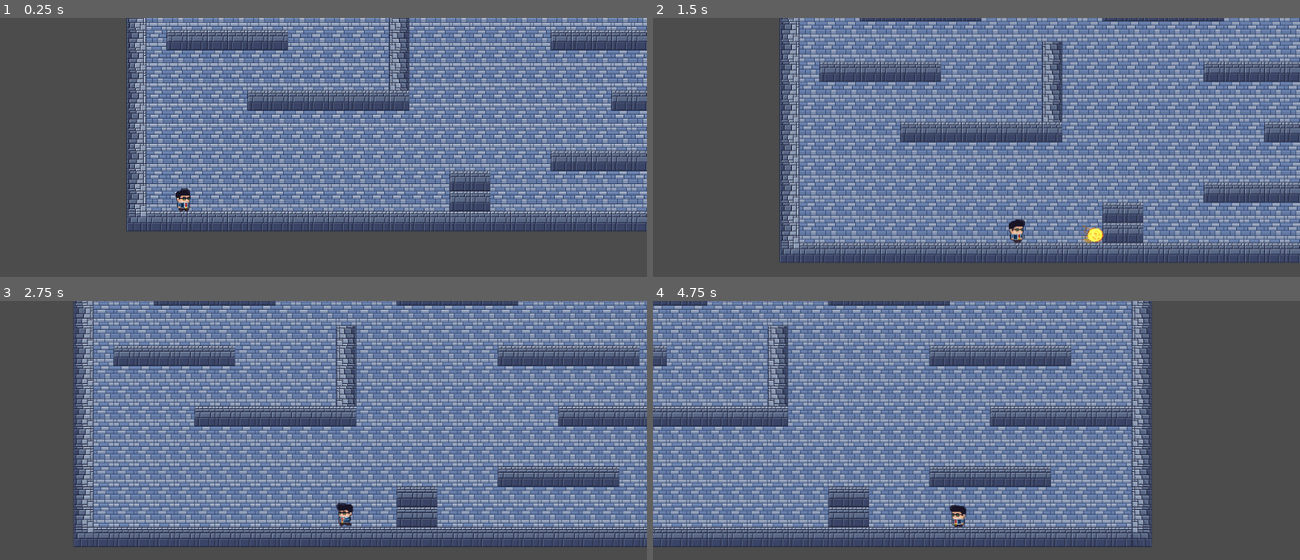
Above: before the commit, frames 1-4 (two rows, left to right).
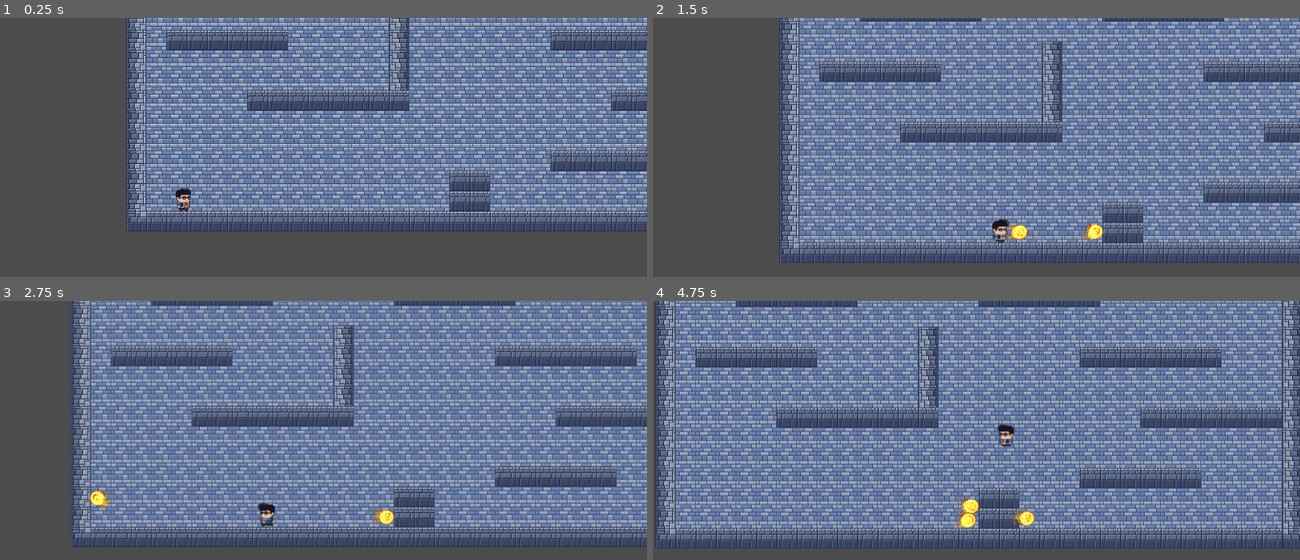
Above: after the commit, the same moments.

Repository: 66BlackDiamond99/Brackeys-Game-Jam-2022.1
Game: Godot game, scene res://scences/level_template.tscn
Same seed, same stepped clock (60 frames per second), same inputs: the game is played once before the commit and once after it.
Inputs:
- Up to frame 1 (0.25 s): no input
- Up to frame 2 (1.5 s): hold C (attack) 0.53-1.28 s; hold Right (ui_right) from 0.53 s (still down); tap Space (jump) at 0.77 s; tap C (attack) at 1.35 s
- Up to frame 3 (2.75 s): tap Space (jump) at 1.52 s; release Right (ui_right) at 2.03 s; hold Left (ui_left) from 2.03 s (still down); hold C (attack) from 2.03 s (still down)
- Up to frame 4 (4.75 s): release Left (ui_left) at 2.78 s; release C (attack) at 2.78 s; hold Right (ui_right) 2.78-4.28 s; tap C (attack) at 2.85, 4.35 s; tap Space (jump) at 3.02, 3.77, 4.52 s; hold C (attack) 3.53-4.28 s; hold Left (ui_left) from 4.28 s (still down)

The runs differ from the first frame. In frame 1, 0.1% of the frame differs, in the area x 27-30%, y 65-75%; in frame 2, 0.6%; in frame 3, 29%; in frame 4, 73%, in the area x 0-100%, y 0-96%.

Commit message:
add bullet anim

Diff:
--- a/B.G.J. project/assets/prototype_tileset.tres
+++ b/B.G.J. project/assets/prototype_tileset.tres
@@ -5,28 +5,28 @@
 [sub_resource type="ConvexPolygonShape2D" id=1]
 points = PoolVector2Array( 0, 0, 32, 0, 32, 32, 0, 32 )
 
+[sub_resource type="ConvexPolygonShape2D" id=2]
+points = PoolVector2Array( 0, 0, 32, 0, 32, 32, 0, 32 )
+
+[sub_resource type="ConvexPolygonShape2D" id=3]
+points = PoolVector2Array( 0, 0, 32, 0, 32, 32, 0, 32 )
+
+[sub_resource type="ConvexPolygonShape2D" id=4]
+points = PoolVector2Array( 0, 0, 32, 0, 32, 32, 0, 32 )
+
+[sub_resource type="ConvexPolygonShape2D" id=5]
+points = PoolVector2Array( 0, 0, 32, 0, 32, 32, 0, 32 )
+
+[sub_resource type="ConvexPolygonShape2D" id=6]
+points = PoolVector2Array( 0, 0, 32, 0, 32, 32, 0, 32 )
+
 [sub_resource type="ConvexPolygonShape2D" id=7]
 points = PoolVector2Array( 0, 0, 32, 0, 32, 32, 0, 32 )
 
-[sub_resource type="ConvexPolygonShape2D" id=2]
-points = PoolVector2Array( 0, 0, 32, 0, 32, 32, 0, 32 )
-
 [sub_resource type="ConvexPolygonShape2D" id=8]
 points = PoolVector2Array( 0, 0, 32, 0, 32, 32, 0, 32 )
 
 [sub_resource type="ConvexPolygonShape2D" id=9]
-points = PoolVector2Array( 0, 0, 32, 0, 32, 32, 0, 32 )
-
-[sub_resource type="ConvexPolygonShape2D" id=3]
-points = PoolVector2Array( 0, 0, 32, 0, 32, 32, 0, 32 )
-
-[sub_resource type="ConvexPolygonShape2D" id=4]
-points = PoolVector2Array( 0, 0, 32, 0, 32, 32, 0, 32 )
-
-[sub_resource type="ConvexPolygonShape2D" id=5]
-points = PoolVector2Array( 0, 0, 32, 0, 32, 32, 0, 32 )
-
-[sub_resource type="ConvexPolygonShape2D" id=6]
 points = PoolVector2Array( 0, 0, 32, 0, 32, 32, 0, 32 )
 
 [resource]
--- a/B.G.J. project/prefabs/Bullet.tscn
+++ b/B.G.J. project/prefabs/Bullet.tscn
@@ -61,13 +61,19 @@
 [ext_resource path="res://assets/bullet/FXpack13/Effect1/25.png" type="Texture" id=59]
 [ext_resource path="res://assets/bullet/FXpack13/Effect1/41.png" type="Texture" id=60]
 
-[sub_resource type="GDScript" id=5]
+[sub_resource type="GDScript" id=1]
 script/source = "extends KinematicBody2D
 const BULLET_SPEED = 1.0
 var velocity = Vector2.ZERO
 var dir = Vector2.RIGHT
 
+func _ready() -> void:
+	yield(get_tree().create_timer(2), \"timeout\")
+	queue_free()
+
 func _physics_process(delta):
+	if dir == Vector2.LEFT:
+		scale.x = -1
 	velocity.x += BULLET_SPEED * dir.x
 	move_and_collide(velocity)
 
@@ -90,12 +96,12 @@
 radius = 13.0384
 
 [node name="Bullet" type="KinematicBody2D"]
-script = SubResource( 5 )
+script = SubResource( 1 )
 
 [node name="AnimatedSprite" type="AnimatedSprite" parent="."]
 frames = SubResource( 2 )
 animation = "idle"
-frame = 6
+frame = 27
 playing = true
 
 [node name="CollisionShape2D" type="CollisionShape2D" parent="."]
@@ -104,9 +110,10 @@
 shape = SubResource( 3 )
 
 [node name="HurtBox" type="Area2D" parent="."]
+collision_layer = 8
+collision_mask = 2147483654
 
 [node name="CollisionShape2D" type="CollisionShape2D" parent="HurtBox"]
 position = Vector2( 8, 0 )
 shape = SubResource( 4 )
-
 [connection signal="area_entered" from="HurtBox" to="." method="_on_HurtBox_area_entered"]
--- a/B.G.J. project/prefabs/Character2D.gd
+++ b/B.G.J. project/prefabs/Character2D.gd
@@ -24,12 +24,11 @@
 		anim_sprite.play("idle")
 		velocity.x = 0
 
-	if Input.is_action_pressed("attack") && attack_available:
-		attack_available = false
-		attack_timer.start(0.5)
+	if Input.is_action_just_pressed("attack"):
 		var bullet = load("res://prefabs/Bullet.tscn").instance()
-		bullet.position = $BulletPos.position
-		add_child(bullet)
+		bullet.position = $BulletPos.global_position
+		bullet.dir = Vector2.RIGHT if is_facing_right else Vector2.LEFT
+		get_parent().add_child(bullet)
 	if Input.is_action_pressed("jump"):
 		_jump()
 
@@ -47,7 +46,3 @@
 func _on_AnimatedSprite_animation_finished():
 	if anim_sprite.animation == "jump":
 		anim_sprite.play("idle")
-
-
-func _on_AttackTimer_timeout():
-	attack_available = true
--- a/B.G.J. project/prefabs/Character2D.tscn
+++ b/B.G.J. project/prefabs/Character2D.tscn
@@ -60,10 +60,9 @@
 drag_margin_v_enabled = true
 smoothing_enabled = true
 
-[node name="BulletPos" type="Node2D" parent="."]
-position = Vector2( 30, -13 )
-
 [node name="AttackTimer" type="Timer" parent="."]
 
+[node name="BulletPos" type="Position2D" parent="."]
+position = Vector2( 24.8907, -17.7791 )
 [connection signal="animation_finished" from="AnimatedSprite" to="." method="_on_AnimatedSprite_animation_finished"]
 [connection signal="timeout" from="AttackTimer" to="." method="_on_AttackTimer_timeout"]
--- a/B.G.J. project/project.godot
+++ b/B.G.J. project/project.godot
@@ -10,6 +10,7 @@
 
 _global_script_classes=[  ]
 _global_script_class_icons={
+
 }
 
 [application]
@@ -22,18 +23,13 @@
 
 jump={
 "deadzone": 0.5,
-"events": [ Object(InputEventKey,"resource_local_to_scene":false,"resource_name":"","device":0,"alt":false,"shift":false,"control":false,"meta":false,"command":false,"pressed":false,"scancode":32,"physical_scancode":0,"unicode":0,"echo":false,"script":null)
-, Object(InputEventKey,"resource_local_to_scene":false,"resource_name":"","device":0,"alt":false,"shift":false,"control":false,"meta":false,"command":false,"pressed":false,"scancode":88,"physical_scancode":0,"unicode":0,"echo":false,"script":null)
- ]
-}
-dash={
-"deadzone": 0.5,
-"events": [ Object(InputEventKey,"resource_local_to_scene":false,"resource_name":"","device":0,"alt":false,"shift":false,"control":false,"meta":false,"command":false,"pressed":false,"scancode":90,"physical_scancode":0,"unicode":0,"echo":false,"script":null)
+"events": [ Object(InputEventKey,"resource_local_to_scene":false,"resource_name":"","device":0,"alt":false,"shift":false,"control":false,"meta":false,"command":false,"pressed":false,"scancode":32,"unicode":0,"echo":false,"script":null)
+, Object(InputEventKey,"resource_local_to_scene":false,"resource_name":"","device":0,"alt":false,"shift":false,"control":false,"meta":false,"command":false,"pressed":false,"scancode":88,"unicode":0,"echo":false,"script":null)
  ]
 }
 attack={
 "deadzone": 0.5,
-"events": [ Object(InputEventKey,"resource_local_to_scene":false,"resource_name":"","device":0,"alt":false,"shift":false,"control":false,"meta":false,"command":false,"pressed":false,"scancode":67,"physical_scancode":0,"unicode":0,"echo":false,"script":null)
+"events": [ Object(InputEventKey,"resource_local_to_scene":false,"resource_name":"","device":0,"alt":false,"shift":false,"control":false,"meta":false,"command":false,"pressed":false,"scancode":67,"unicode":0,"echo":false,"script":null)
  ]
 }
 
--- a/B.G.J. project/scences/level_template.tscn
+++ b/B.G.J. project/scences/level_template.tscn
@@ -30,6 +30,9 @@
 position = Vector2( 89, 569 )
 move_speed = Vector2( 300, 1000 )
 
+[node name="AnimatedSprite" parent="Character2D" index="0"]
+frame = 1
+
 [node name="Enemy" parent="." instance=ExtResource( 3 )]
 position = Vector2( 271.988, 27.339 )
 
Not shown, changed: B.G.J. project/assets/bullet/FXpack13/Effect1/1.png.import
Not shown, changed: B.G.J. project/assets/bullet/FXpack13/Effect1/10.png.import
Not shown, changed: B.G.J. project/assets/bullet/FXpack13/Effect1/11.png.import
Not shown, changed: B.G.J. project/assets/bullet/FXpack13/Effect1/12.png.import
Not shown, changed: B.G.J. project/assets/bullet/FXpack13/Effect1/13.png.import
Not shown, changed: B.G.J. project/assets/bullet/FXpack13/Effect1/14.png.import
Not shown, changed: B.G.J. project/assets/bullet/FXpack13/Effect1/15.png.import
Not shown, changed: B.G.J. project/assets/bullet/FXpack13/Effect1/16.png.import
Not shown, changed: B.G.J. project/assets/bullet/FXpack13/Effect1/17.png.import
Not shown, changed: B.G.J. project/assets/bullet/FXpack13/Effect1/18.png.import
Not shown, changed: B.G.J. project/assets/bullet/FXpack13/Effect1/19.png.import
Not shown, changed: B.G.J. project/assets/bullet/FXpack13/Effect1/2.png.import
(and 248 more such lines)
